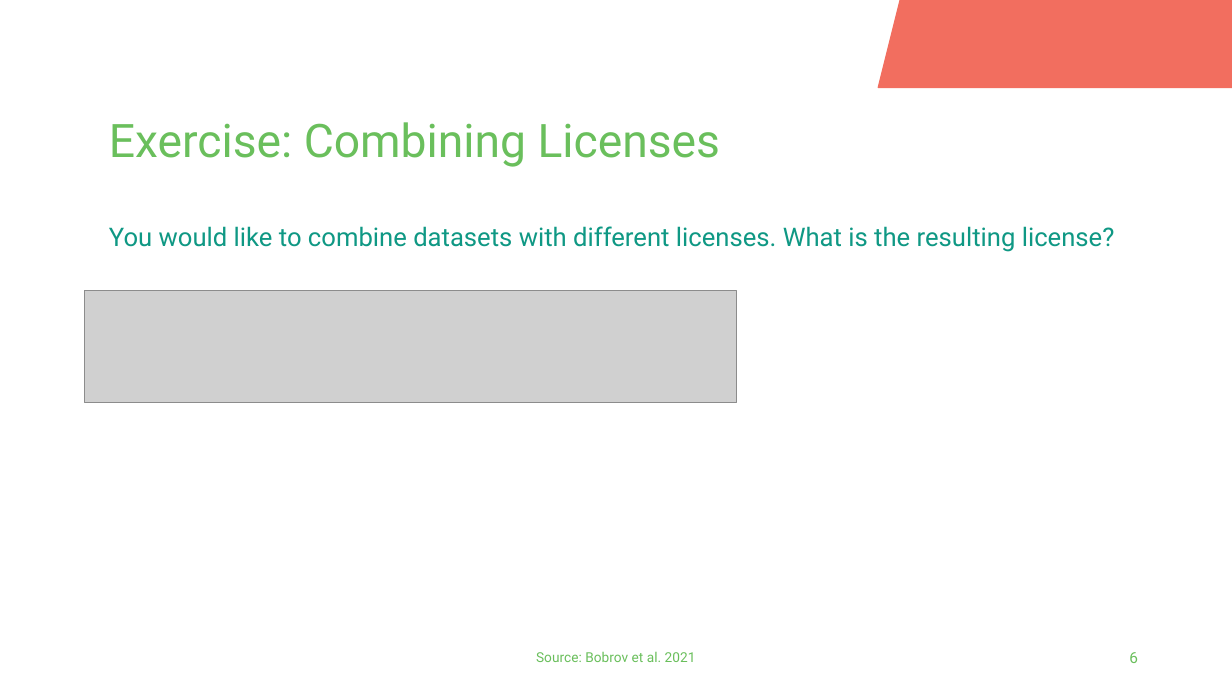
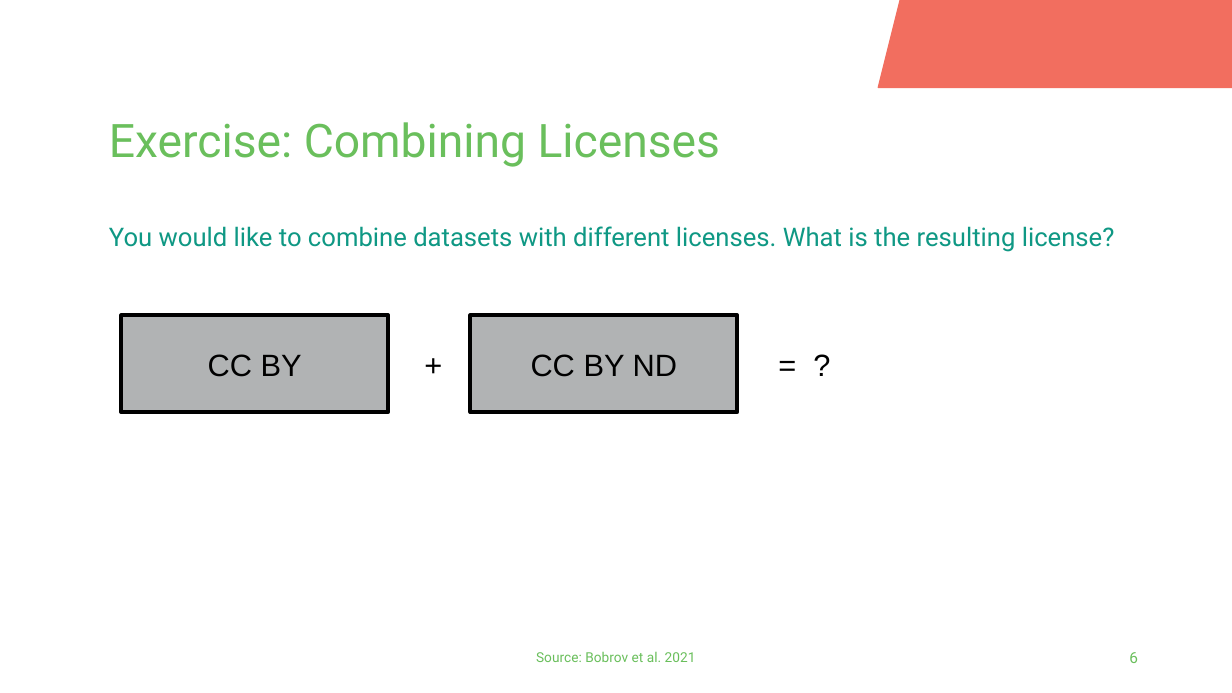
Before and after one commit to fairagro/FAIRagro_Modular-RDM-Training-Material, a slide deck: slide 6 of Bricks_LibreOffice/11_LegalAspects/11-01_LegalAspects_DataRights/11-01-03_DataRights_Licenses/11-01-03-04-04a_CC_Combinations_Exercise.odp. Drawn at 1232x693 pixels with LibreOffice and Linux fonts; fonts in the diff are those of the drawing; grey boxes stand for pictures; background and template pictures are left out. Boxes give left, top, right and bottom in pixels: in the first picture for what was removed or moved away, otherwise in the second. Text is boxed around its words. In the diff, an @@ line names an element or a change of style, - is before the commit and + after.

```diff
--- a/Bricks_LibreOffice/11_LegalAspects/11-01_LegalAspects_DataRights/11-01-03_DataRights_Licenses/11-01-03-04-04a_CC_Combinations_Exercise.odp
+++ b/Bricks_LibreOffice/11_LegalAspects/11-01_LegalAspects_DataRights/11-01-03_DataRights_Licenses/11-01-03-04-04a_CC_Combinations_Exercise.odp
@@ picture removed at [85,291,737,403] @@
@@ rectangle added at [121,315,388,413], fill #B1B3B4, outline #000000 2.3 pt, 18 pt, text #000000 @@
+CC BY
@@ rectangle added at [471,315,738,413], fill #B1B3B4, outline #000000 2.3 pt, 18 pt, text #000000 @@
+CC BY ND
@@ text added at [413,340,461,388], 18 pt, text #000000 @@
++
@@ text added at [766,340,849,388], 18 pt, text #000000 @@
+= ?
```
Also in this commit, not shown: 5 other slides changed, 1 other file.
